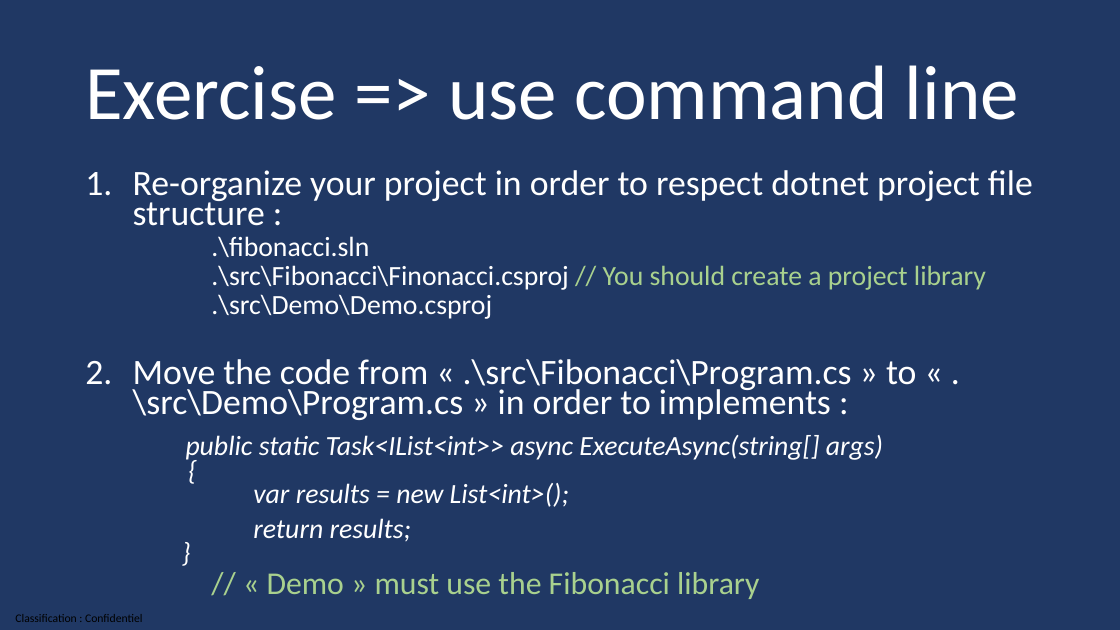
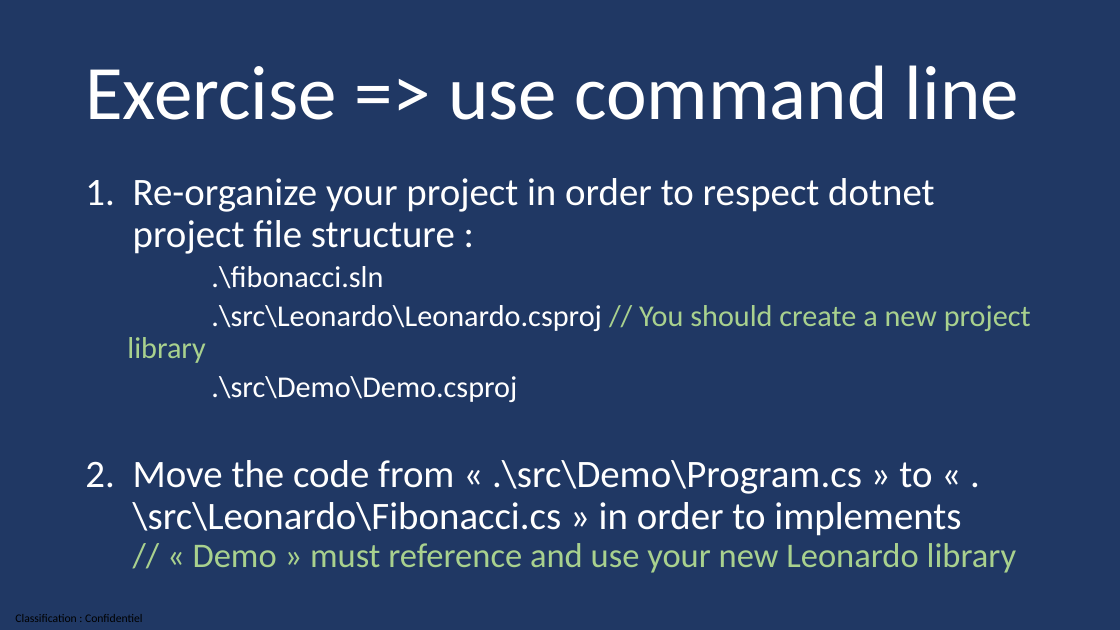
Before and after one commit to guillaume-chervet/course.dotnet, a slide deck: slide 96 of documentations/dotnet6.pptx (slide 95 before the commit). Drawn at 1120x630 pixels with LibreOffice and Linux fonts; fonts in the diff are those of the drawing. Boxes give left, top, right and bottom in pixels: in the first picture for what was removed or moved away, otherwise in the second. Text is boxed around its words. In the diff, an @@ line names an element or a change of style, - is before the commit and + after.

```diff
--- a/documentations/dotnet6.pptx
+++ b/documentations/dotnet6.pptx
@@ text at [133,178,934,402]: size 30.6 to 33.3 pt in "Re-organize your project in order to respect ..."; size 23.8 to 25.9 pt in ".\fibonacci.sln", ".\src\Demo\Demo.csproj"; line spacing 0.7 to 0.9 @@
@@ text at [211,305,1031,331]: text changed; size 23.8 to 25.9 pt; text colour #FFFFFF to #A9D18E @@
-  .\src\Fibonacci\Finonacci.csproj // You should create a project library
+  .\src\Leonardo\Leonardo.csproj // You should create a new project library
@@ text at [133,460,1017,573]: text changed; size 23.8 to 33.3 pt @@
-2. Move the code from « .\src\Fibonacci\Program.cs » to « .\src\Demo\Program.cs » in order to implements :
-public static Task<IList<int>> async ExecuteAsync(string[] args)
-{
-var results = new List<int>();
-return results;
-}
-  // « Demo » must use the Fibonacci library
+2. Move the code from « .\src\Demo\Program.cs » to « .\src\Leonardo\Fibonacci.cs » in order to implements
+   // « Demo » must reference and use your new Leonardo library
```
Also in this commit, not shown: 25 other slides changed, 1 slide added.
